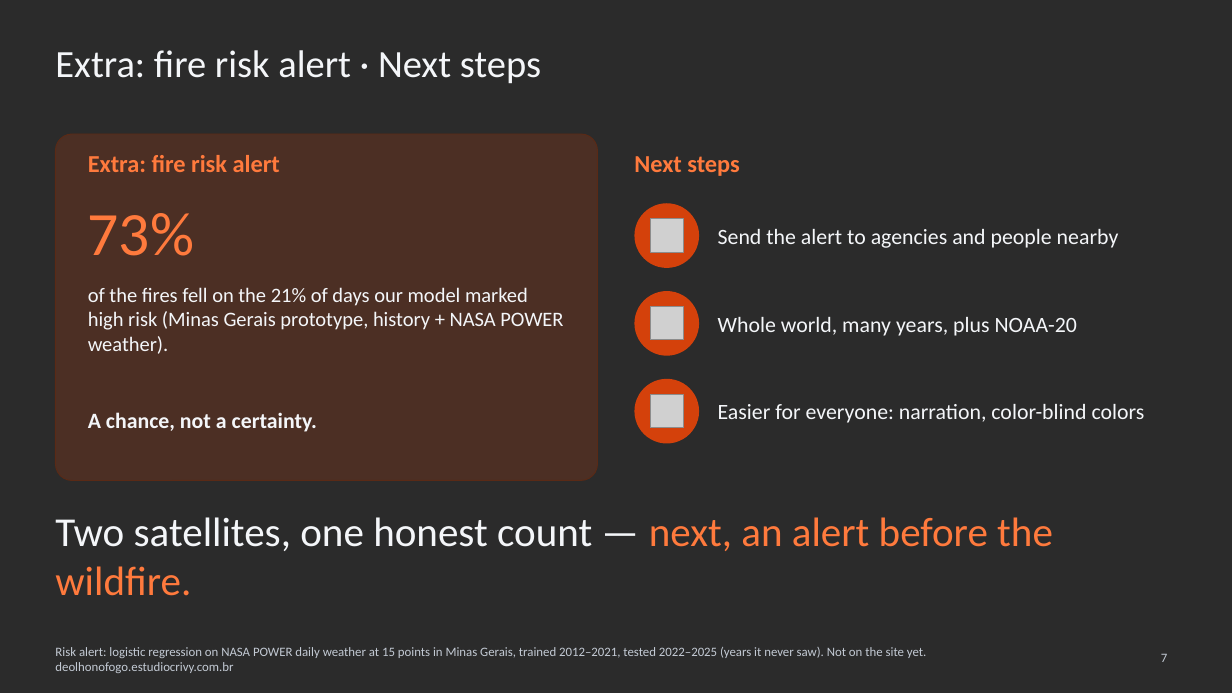
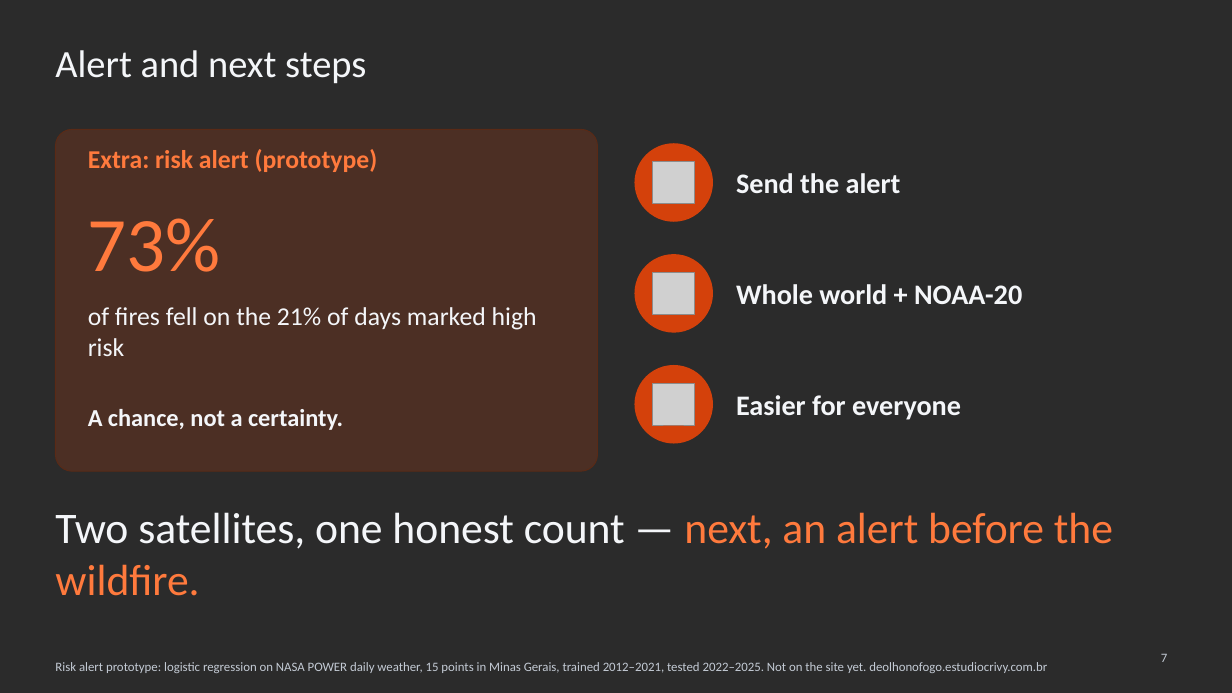
Before and after one commit to WednyFernandes/de-olho-no-fogo, a slide deck: slide 7 of public/apresentacao/de-olho-no-fogo-space-apps-2026-en.pptx. Drawn at 1232x693 pixels with LibreOffice and Linux fonts; fonts in the diff are those of the drawing; grey boxes stand for pictures; background and template pictures are left out; a plain dark background stands for a picture behind light text. Boxes give left, top, right and bottom in pixels: in the first picture for what was removed or moved away, otherwise in the second. Text is boxed around its words. In the diff, an @@ line names an element or a change of style, - is before the commit and + after.

```diff
--- a/public/apresentacao/de-olho-no-fogo-space-apps-2026-en.pptx
+++ b/public/apresentacao/de-olho-no-fogo-space-apps-2026-en.pptx
@@ title at box(55, 50, 366, 84): text changed @@
-Extra: fire risk alert · Next steps
+Alert and next steps
@@ rounded rectangle: place and size @@
-rounded rectangle at box(55, 134, 598, 481)
+rounded rectangle at box(55, 129, 598, 471)
@@ rounded rectangle at box(55, 129, 598, 471): proportions changed @@
@@ text at box(88, 149, 378, 172): text changed; size 19 to 20 pt @@
-Extra: fire risk alert
+Extra: risk alert (prototype)
@@ ellipse: place and size @@
-ellipse at box(635, 203, 700, 268)
+ellipse at box(635, 143, 714, 222)
@@ text removed at box(634, 156, 739, 176) @@
-Next steps
@@ picture: place and size @@
-picture at box(651, 219, 684, 252)
+picture at box(653, 162, 695, 203)
@@ text at box(736, 173, 901, 193): text changed; size 17 to 22 pt; bold on @@
-Send the alert to agencies and people nearby
+Send the alert
@@ text "73%" at box(88, 218, 221, 272): size 48 to 60 pt @@
@@ ellipse: place and size @@
-ellipse at box(635, 291, 700, 356)
+ellipse at box(635, 254, 714, 333)
@@ picture: place and size @@
-picture at box(651, 307, 684, 340)
+picture at box(653, 273, 695, 314)
@@ text at box(736, 284, 1022, 304): text changed; size 17 to 22 pt; bold on @@
-Whole world, many years, plus NOAA-20
+Whole world + NOAA-20
@@ text at box(88, 307, 537, 356): text changed; size 16 to 20 pt @@
-of the fires fell on the 21% of days our model marked high risk (Minas Gerais prototype, history + NASA POWER weather).
+of fires fell on the 21% of days marked high risk
@@ ellipse: place and size @@
-ellipse at box(635, 379, 700, 444)
+ellipse at box(635, 365, 714, 444)
@@ picture: place and size @@
-picture at box(651, 395, 684, 428)
+picture at box(653, 384, 695, 425)
@@ text "A chance, not a certainty." at box(88, 409, 343, 430): size 17 to 19 pt @@
@@ text at box(736, 395, 961, 420): text changed; size 17 to 22 pt; bold on @@
-Easier for everyone: narration, color-blind colors
+Easier for everyone
@@ text "Two satellites, one honest count ..." at box(55, 512, 1113, 596): size 32 to 34 pt @@
@@ text at box(55, 662, 1047, 673): text changed @@
-Risk alert: logistic regression on NASA POWER daily weather at 15 points in Minas Gerais, trained 2012–2021, tested 2022–2025 (years it never saw). Not on the site yet. deolhonofogo.estudiocrivy.com.br
+Risk alert prototype: logistic regression on NASA POWER daily weather, 15 points in Minas Gerais, trained 2012–2021, tested 2022–2025. Not on the site yet. deolhonofogo.estudiocrivy.com.br
```
Also in this commit, not shown: 5 other slides changed, 6 other files.
